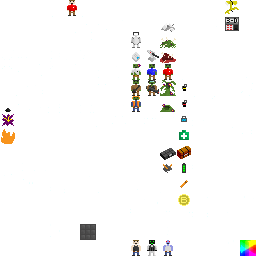
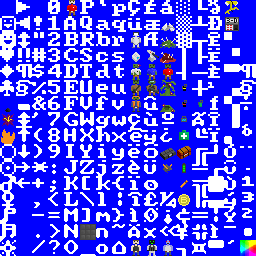
Revision of a layered (256, 256) image; what changed, layer by layer:
added layer "frag" above "Layer 0" over [198, 100, 203, 107]
painted on "Layer 0" over [192, 96, 206, 110]
showed "Layer 1" over [0, 0, 256, 256]
